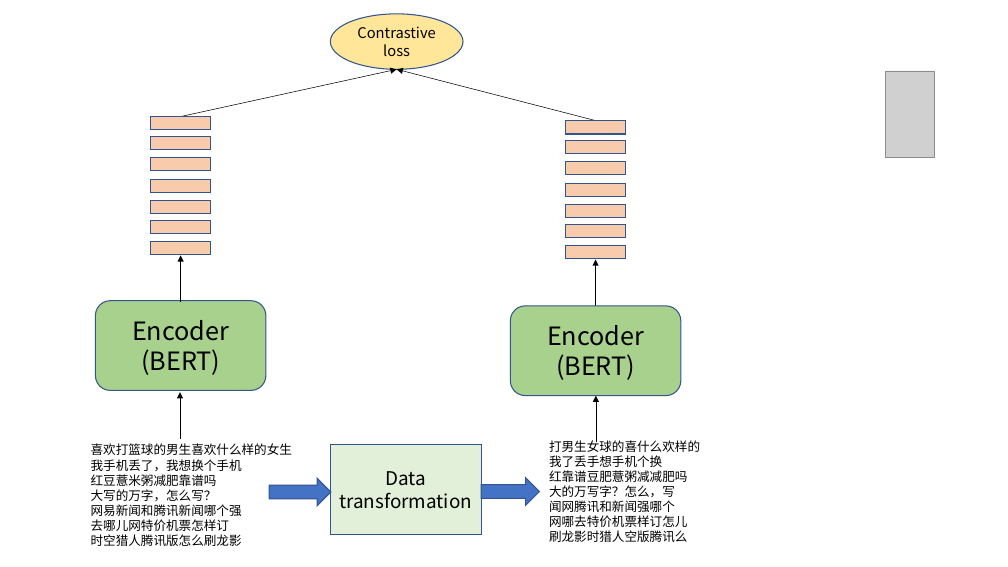
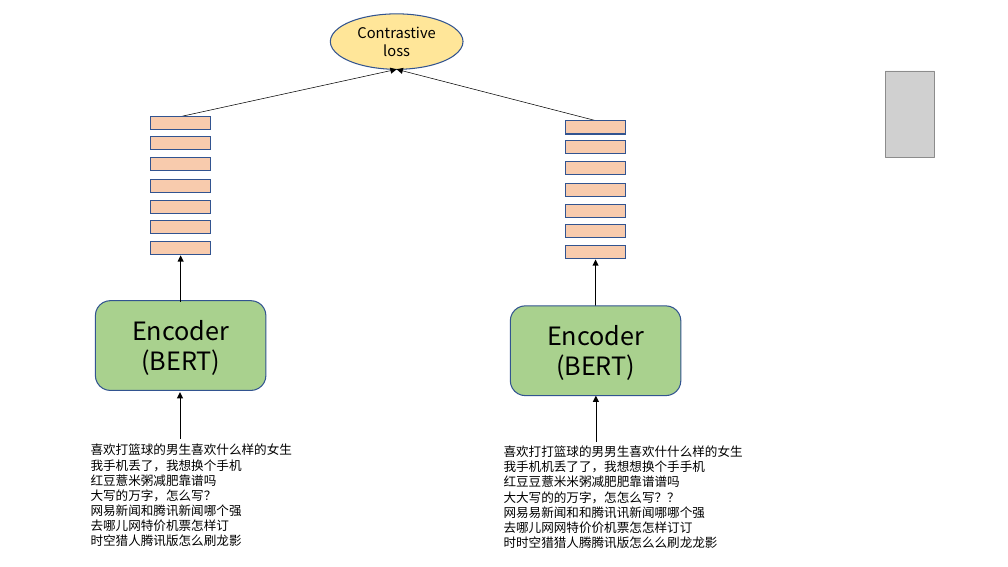
Before and after one commit to xianghuisun/ContrativeLearningInNLP, a slide deck: slide 28 of ppt_materials/SBERT.pptx. Drawn at 1008x567 pixels with LibreOffice and Linux fonts; fonts in the diff are those of the drawing; grey boxes stand for pictures. Boxes give left, top, right and bottom in pixels: in the first picture for what was removed or moved away, otherwise in the second. Text is boxed around its words. In the diff, an @@ line names an element or a change of style, - is before the commit and + after.

```diff
--- a/ppt_materials/SBERT.pptx
+++ b/ppt_materials/SBERT.pptx
@@ rectangle removed at [330,445,481,535] @@
-Data transformation
@@ text at [504,445,743,548]: text changed @@
-打男生女球的喜什么欢样的
-我了丢手想手机个换
-红靠谱豆肥薏粥减减肥吗
-大的万写字？怎么，写
-闻网腾讯和新闻强哪个
-网哪去特价机票样订怎儿
-刷龙影时猎人空版腾讯么
+喜欢打打篮球的男男生喜欢什什么样的女生
+我手机机丢了了，我想想换个手手机
+红豆豆薏米米粥减肥肥靠谱谱吗
+大大写的的万字，怎怎么写？？
+网易易新闻和和腾讯讯新闻哪哪个强
+去哪儿网网特价价机票怎怎样订订
+时时空猎猎人腾腾讯版怎么么刷龙龙影
@@ right arrow removed at [269,479,331,506] @@
@@ right arrow removed at [481,478,539,505] @@
```
Also in this commit, not shown: 1 slide added, 2 other files.
